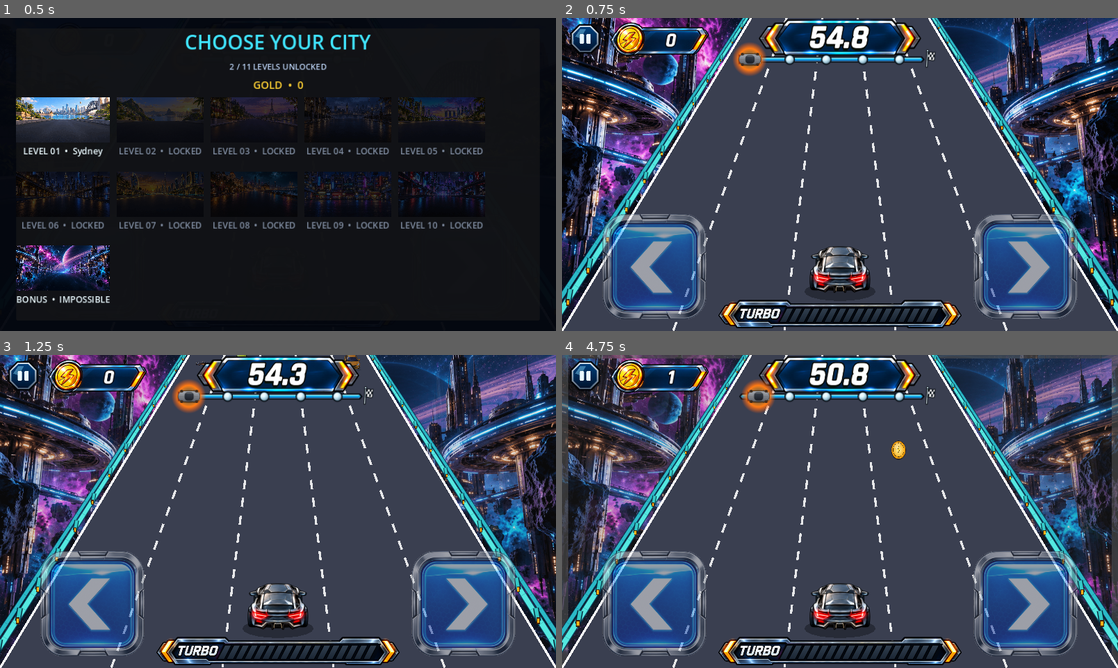
Above: before the commit, frames 1-4 (two rows, left to right).
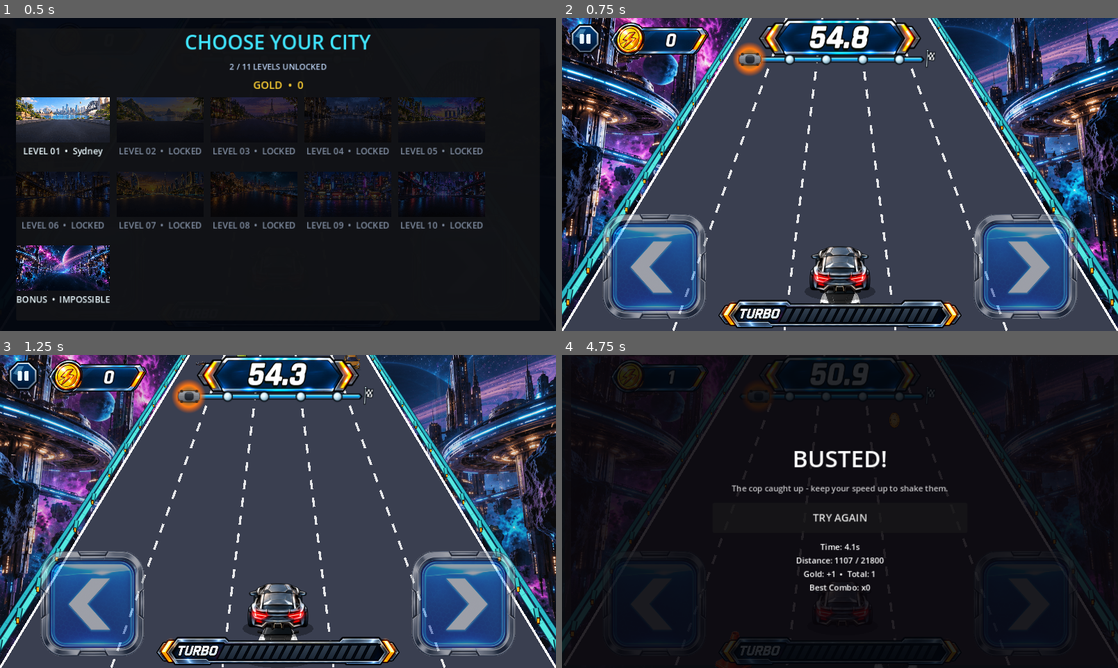
Above: after the commit, the same moments.

Repository: kjs8806/swerve
Game: Godot game, scene res://scenes/Main.tscn
Same seed, same stepped clock (60 frames per second), same inputs: the game is played once before the commit and once after it.
Inputs (mouse positions are in pixels of both pictures, inside the frame that each line leads up to):
- Up to frame 1 (0.5 s): no input
- Up to frame 2 (0.75 s): click (656, 265) at 0.5 s
- Up to frame 3 (1.25 s): no input
- Up to frame 4 (4.75 s): tap Enter at 1.25, 1.35, 2.3, 2.85, 3.6 s; hold Right 1.28-2.03 s; tap Space at 1.52, 1.55, 1.82, 2.1, 2.27, 2.57, 3.05, 3.77, 4.07, 4.35, 4.52 s; hold Left 2.03-2.78 s; hold Right 2.78-4.28 s; hold Left from 4.28 s (still down)

Frame 1 is identical in both runs. In frame 2, 0.2% of the frame differs, in the area x 46-54%, y 87-92%; in frame 3, 0.2%; in frame 4, 93%, in the area x 0-100%, y 0-100%.

Commit message:
Add a pursuit chaser to the Impossible level
A cop car now pursues the player on the hardest level: it closes in
when the player coasts below a level-tuned speed ratio and backs off
under turbo, a post-near-miss boost, or high sustained speed, turning
survival into active tension management instead of pure obstacle
dodging. Getting caught (zero gap, matching lane, not invincible) ends
the race immediately with a distinct "BUSTED!" screen - a swerve at the
last moment can still save a straight-line chase since lane and
distance both have to line up.

Adds:
- has_chaser + tuning fields on LevelConfig, enabled only on the
  Impossible level for now.
- Race.gd: gap/lane tracking, siren-proximity audio cue, and a
  depth-sorted chaser render that shares the road's existing
  lane_x/row_y/scale_at perspective math (draws just behind the player,
  growing and dropping lower as the gap closes).
- A new police-car angle sheet (matching the existing 5-frame subtle-yaw
  vehicle convention) plus a siren loop and a busted stinger.

Verified with a dedicated headless test script (coasting eventually
busts; sustained turbo never does; a lane swerve at zero gap survives;
a matching lane at zero gap busts) and rendered screenshots at several
gap values to check the visual read, plus the existing obstacle-spacing
and level-balance validators to confirm nothing else regressed.

Co-Authored-By: Claude Sonnet 5 <noreply@anthropic.com>
Claude-Session: https://claude.ai/code/session_01QqagUjceaYyhY4xqvSyKnT

Diff:
--- a/godot/levels/level_11_impossible.tres
+++ b/godot/levels/level_11_impossible.tres
@@ -28,3 +28,9 @@
 coin_run_max = 1
 turbo_spawn_min = 16.0
 turbo_spawn_max = 21.0
+has_chaser = true
+chaser_start_gap = 0.65
+chaser_close_rate = 0.16
+chaser_backoff_rate = 0.24
+chaser_cautious_speed_ratio = 0.74
+chaser_aggressive_speed_ratio = 0.93
--- a/godot/scripts/AudioController.gd
+++ b/godot/scripts/AudioController.gd
@@ -19,6 +19,9 @@
 const MUSIC_DUCK_TIME := 0.18
 const TURBO_FADE_IN_TIME := 0.10
 const TURBO_FADE_OUT_TIME := 0.15
+const CHASER_SIREN_DB := -14.0
+const CHASER_SIREN_FADE_IN_TIME := 0.25
+const CHASER_SIREN_FADE_OUT_TIME := 0.35
 const LANE_SOUND_COOLDOWN_MS := 80
 const COLLISION_SOUND_COOLDOWN_MS := 350
 const ROAD_HIT_SOUND_COOLDOWN_MS := 220
@@ -39,18 +42,23 @@
 const STREAM_RACE_START := preload("res://assets/audio/race-start.wav")
 const STREAM_FINISH_WIN := preload("res://assets/audio/finish-win.wav")
 const STREAM_TIME_UP := preload("res://assets/audio/time-up-failure.wav")
+const STREAM_CHASER_SIREN := preload("res://assets/audio/chaser-siren-loop.ogg")
+const STREAM_CHASER_BUSTED := preload("res://assets/audio/chaser-busted.wav")
 
 var background_music: AudioStreamPlayer
 var combo_voice: AudioStreamPlayer
 var engine_idle: AudioStreamPlayer
 var engine_drive: AudioStreamPlayer
 var turbo_sustain: AudioStreamPlayer
+var chaser_siren: AudioStreamPlayer
 var sfx_players: Dictionary = {}
 var engine_fade: Tween
 var music_fade: Tween
 var turbo_fade: Tween
+var chaser_siren_fade: Tween
 var engine_mode := "stopped"
 var turbo_active := false
+var chaser_siren_active := false
 var last_lane_sound_ms := -LANE_SOUND_COOLDOWN_MS
 var last_collision_sound_ms := -COLLISION_SOUND_COOLDOWN_MS
 var last_road_hit_sound_ms := -ROAD_HIT_SOUND_COOLDOWN_MS
@@ -63,10 +71,12 @@
 	engine_idle = _make_player("EngineIdle", STREAM_ENGINE_IDLE, ENGINE_IDLE_DB)
 	engine_drive = _make_player("EngineDrive", STREAM_ENGINE_DRIVE, SILENT_DB)
 	turbo_sustain = _make_player("TurboSustain", STREAM_TURBO_SUSTAIN, SILENT_DB)
+	chaser_siren = _make_player("ChaserSiren", STREAM_CHASER_SIREN, SILENT_DB)
 	_set_loop(STREAM_BACKGROUND_MUSIC, true)
 	_set_loop(STREAM_ENGINE_IDLE, true)
 	_set_loop(STREAM_ENGINE_DRIVE, true)
 	_set_loop(STREAM_TURBO_SUSTAIN, true)
+	_set_loop(STREAM_CHASER_SIREN, true)
 
 	_add_sfx("lane_change", STREAM_LANE_CHANGE, -8.0, 2)
 	_add_sfx("coin", STREAM_COIN, -5.0, 4)
@@ -80,6 +90,7 @@
 	_add_sfx("race_start", STREAM_RACE_START, -3.0)
 	_add_sfx("finish_win", STREAM_FINISH_WIN, -4.0)
 	_add_sfx("time_up", STREAM_TIME_UP, -5.0)
+	_add_sfx("chaser_busted", STREAM_CHASER_BUSTED, -3.0)
 	set_engine_idle()
 
 
@@ -185,9 +196,35 @@
 	fade.tween_property(engine_drive, "volume_db", SILENT_DB, LOOP_FADE_TIME)
 
 
+func set_chaser_siren(active: bool) -> void:
+	if active == chaser_siren_active:
+		return
+	chaser_siren_active = active
+	if chaser_siren_fade != null and chaser_siren_fade.is_valid():
+		chaser_siren_fade.kill()
+	chaser_siren_fade = create_tween()
+	if active:
+		if not chaser_siren.playing:
+			chaser_siren.volume_db = SILENT_DB
+			chaser_siren.play()
+		chaser_siren_fade.tween_property(chaser_siren, "volume_db", CHASER_SIREN_DB, CHASER_SIREN_FADE_IN_TIME)
+	else:
+		chaser_siren_fade.tween_property(chaser_siren, "volume_db", SILENT_DB, CHASER_SIREN_FADE_OUT_TIME)
+		chaser_siren_fade.tween_callback(func(): chaser_siren.stop())
+
+
+func chaser_busted() -> void:
+	set_chaser_siren(false)
+	set_turbo(false)
+	stop_background_music()
+	stop_engine()
+	_play("chaser_busted")
+
+
 func begin_race(play_ui_tap: bool) -> void:
 	_stop_one_shots()
 	set_turbo(false)
+	set_chaser_siren(false)
 	last_countdown_second = -1
 	last_lane_sound_ms = -LANE_SOUND_COOLDOWN_MS
 	last_collision_sound_ms = -COLLISION_SOUND_COOLDOWN_MS
@@ -268,6 +305,7 @@
 
 func finish_race(won: bool) -> void:
 	set_turbo(false)
+	set_chaser_siren(false)
 	stop_background_music()
 	stop_engine()
 	_play("finish_win" if won else "time_up")
--- a/godot/scripts/LevelConfig.gd
+++ b/godot/scripts/LevelConfig.gd
@@ -31,6 +31,17 @@
 @export var turbo_spawn_min: float = 7.0
 @export var turbo_spawn_max: float = 11.0
 
+@export_group("Chaser")
+# The chaser is a pursuit car that closes in when the player coasts and
+# backs off when they push speed/turbo - a dynamic antagonist rather than
+# a static hazard. Off by default; only the hardest levels should enable it.
+@export var has_chaser: bool = false
+@export var chaser_start_gap: float = 0.65
+@export var chaser_close_rate: float = 0.16
+@export var chaser_backoff_rate: float = 0.24
+@export_range(0.0, 1.0) var chaser_cautious_speed_ratio: float = 0.74
+@export_range(0.0, 1.0) var chaser_aggressive_speed_ratio: float = 0.93
+
 
 func difficulty_at(elapsed: float) -> float:
 	return clampf(elapsed / maxf(obstacle_ramp_seconds, 0.1), 0.0, 1.0)
--- a/godot/scripts/Race.gd
+++ b/godot/scripts/Race.gd
@@ -114,6 +114,28 @@
 ]
 const TEX_PAUSE_ICON := preload("res://assets/hud/pause-button.png")
 const TEX_RESUME_ICON := preload("res://assets/hud/resume-button.png")
+
+# The chaser rides just behind the player at p > 1.0 (row_y/scale_at both
+# extrapolate correctly past 1.0 - see their definitions), so it reuses the
+# same lane/perspective math as every other road object instead of needing
+# its own screen-space layout.
+const TEX_CHASER_ANGLE_SHEET := preload("res://assets/vehicles/chaser-cop-angle-sheet.png")
+const CHASER_MIN_GAP := 0.0
+const CHASER_MAX_GAP := 1.0
+# row_y(p) crosses the bottom of the viewport around p ~= 1.17-1.2 (it's a
+# lerp against ease_p(p) = pow(p, 1.35), extrapolated past the player's own
+# p=1.0), so capping the offset at 0.16 keeps the chaser mostly on-screen
+# even at maximum danger instead of pushing it past the visible edge. The
+# floor at
+# 0.02 (rather than 0) matters just as much: at p=1.0 exactly the chaser
+# would render at the player's own screen position and size, fully
+# overlapping/replacing it, instead of tucked mostly-behind with just a
+# sliver showing.
+const CHASER_P_OFFSET_MIN := 0.02
+const CHASER_P_OFFSET_MAX := 0.16
+const CHASER_LANE_FOLLOW_RATE := 2.4
+const CHASER_BUST_LANE_TOLERANCE := 0.5
+const CHASER_SIREN_GAP_THRESHOLD := 0.35
 
 enum State { READY, PLAYING, PAUSED, WIN, LOSE }
 
@@ -164,6 +186,9 @@
 var highest_unlocked_level: int = 0
 var total_gold: int = 0
 var level_select: Control
+var chaser_gap: float = 1.0
+var chaser_lane_visual: float = float(player_lane)
+var chaser_siren_active: bool = false
 
 # ---------- HUD refs ----------
 @onready var timer_label: Label = $HUD/Root/TimerPanel/TimerLabel
@@ -409,6 +434,11 @@
 	obstacle_timer = 0.6
 	coin_timer = 0.9
 	turbo_spawn_timer = randf_range(active_level.turbo_spawn_min, active_level.turbo_spawn_max)
+	chaser_gap = active_level.chaser_start_gap if active_level.has_chaser else CHASER_MAX_GAP
+	chaser_lane_visual = player_lane_visual
+	if chaser_siren_active:
+		chaser_siren_active = false
+		_audio_call(&"set_chaser_siren", [false])
 	overlay.visible = false
 	pause_button.visible = true
 	pause_button.texture_normal = TEX_PAUSE_ICON
@@ -673,6 +703,50 @@
 	_audio_call(&"set_turbo", [false])
 
 
+# ---------- Chaser ----------
+# The cop car isn't a hazard to dodge - it's pressure that responds to how
+# the player is driving. Coasting below chaser_cautious_speed_ratio of the
+# level's speed ceiling lets it close in; turbo, a post-near-miss boost, or
+# just driving fast (at/above chaser_aggressive_speed_ratio) pushes it back.
+# Between those two thresholds the gap holds steady, so the player reads a
+# clear "too slow" / "fast enough" band instead of constant jitter.
+func _update_chaser(dt: float, speed: float) -> void:
+	var speed_ratio: float = speed / active_level.base_speed_max
+	var aggressive: bool = is_turbo or boost_t > 0.0 or speed_ratio >= active_level.chaser_aggressive_speed_ratio
+	var cautious: bool = not aggressive and speed_ratio <= active_level.chaser_cautious_speed_ratio
+	if aggressive:
+		chaser_gap = minf(CHASER_MAX_GAP, chaser_gap + active_level.chaser_backoff_rate * dt)
+	elif cautious:
+		chaser_gap = maxf(CHASER_MIN_GAP, chaser_gap - active_level.chaser_close_rate * dt)
+
+	chaser_lane_visual = lerpf(chaser_lane_visual, player_lane_visual, clampf(CHASER_LANE_FOLLOW_RATE * dt, 0.0, 1.0))
+
+	var is_close: bool = chaser_gap <= CHASER_SIREN_GAP_THRESHOLD
+	if is_close != chaser_siren_active:
+		chaser_siren_active = is_close
+		_audio_call(&"set_chaser_siren", [chaser_siren_active])
+
+	# invincible already covers turbo's own window, so a player who reached
+	# minimum gap only by riding turbo can't also get busted the instant it
+	# runs out. A swerve can still save a straight-line chase even at zero
+	# gap, since the chaser needs the same lane as well as the distance.
+	if chaser_gap <= CHASER_MIN_GAP and not invincible \
+			and absf(chaser_lane_visual - player_lane_visual) < CHASER_BUST_LANE_TOLERANCE:
+		_trigger_chaser_bust()
+
+
+func _trigger_chaser_bust() -> void:
+	state = State.LOSE
+	_deactivate_turbo()
+	turbo_pickups.clear()
+	chaser_siren_active = false
+	_audio_call(&"set_chaser_siren", [false])
+	_audio_call(&"chaser_busted")
+	hit_flash = 0.4
+	shake_t = SHAKE_DURATION
+	_show_end_screen(false, true)
+
+
 # ---------- Update ----------
 func _process(delta: float) -> void:
 	elapsed_t += delta
@@ -705,6 +779,9 @@
 	distance += speed * dt
 	var dp: float = (speed / ROAD_LENGTH) * dt
 	road_scroll += speed * dt
+
+	if active_level.has_chaser:
+		_update_chaser(dt, speed)
 
 	# Obstacles: position always advances, even once resolved (hit or
 	# passed) - otherwise a resolved car freezes in place forever instead
@@ -840,11 +917,12 @@
 		_show_end_screen(false)
 
 
-func _show_end_screen(won: bool) -> void:
+func _show_end_screen(won: bool, busted: bool = false) -> void:
 	overlay.visible = true
 	pause_button.visible = false
-	overlay_title.text = "FINISH!" if won else "TIME UP"
+	overlay_title.text = "FINISH!" if won else ("BUSTED!" if busted else "TIME UP")
 	overlay_subtitle.text = ("Level %d complete — %s mastered." % [active_level.level_number, active_level.city_name] if won
+		else "The cop caught up - keep your speed up to shake them." if busted
 		else "Try %s again and watch for the open lane." % active_level.city_name)
 	overlay_button.text = "LEVEL SELECT" if won else "TRY AGAIN"
 	var time_used: float = minf(time, active_level.race_time)
@@ -911,6 +989,25 @@
 		draw_items.append({"p": pickup["p"], "cb": func(): _draw_turbo_pickup(pickup)})
 	for o in obstacles:
 		draw_items.append({"p": o["p"], "cb": func(): _draw_obstacle(o)})
+
+	if active_level.has_chaser:
+		# gap 0 (busted) looms large just behind/below the player; gap 1
+		# (fully backed off) shrinks toward the player's own size/position,
+		# reading as "tucked in mostly out of sight." Position/scale use the
+		# real chaser_p (so it visibly grows and drops lower as danger
+		# rises), but the sort key is pinned just under the player's 1.001
+		# so the player sprite always paints on top of the shared overlap -
+		# without this, at low danger the two nearly coincide and whichever
+		# draws last (the smaller chaser) fully hides the player instead of
+		# the intended "mostly hidden behind, growing more exposed" look.
+		var chaser_p: float = 1.0 + lerpf(CHASER_P_OFFSET_MIN, CHASER_P_OFFSET_MAX, 1.0 - chaser_gap)
+		var chaser_depth: float = clampf(ease_p(chaser_p), 0.0, 1.0)
+		var chaser_flatness: float = lerpf(0.88, 1.0, chaser_depth)
+		draw_items.append({"p": 0.999, "cb": func():
+			_draw_angle_sprite_on_road(TEX_CHASER_ANGLE_SHEET, _angle_frame_for_lane(chaser_lane_visual),
+				Vector2(lane_x(chaser_lane_visual, chaser_p), row_y(chaser_p)),
+				scale_at(chaser_p) * HD_VEHICLE_SCALE, chaser_p, 0.32, chaser_flatness)
+		})
 
 	var remaining: float = active_level.finish_distance - distance
 	if remaining <= FINISH_REVEAL_RANGE and remaining > -FINISH_REVEAL_RANGE * 0.4:
Binary file added: godot/assets/vehicles/chaser-cop-angle-sheet.png
Not shown, added: godot/assets/audio/chaser-busted.wav
Not shown, added: godot/assets/audio/chaser-siren-loop.ogg
